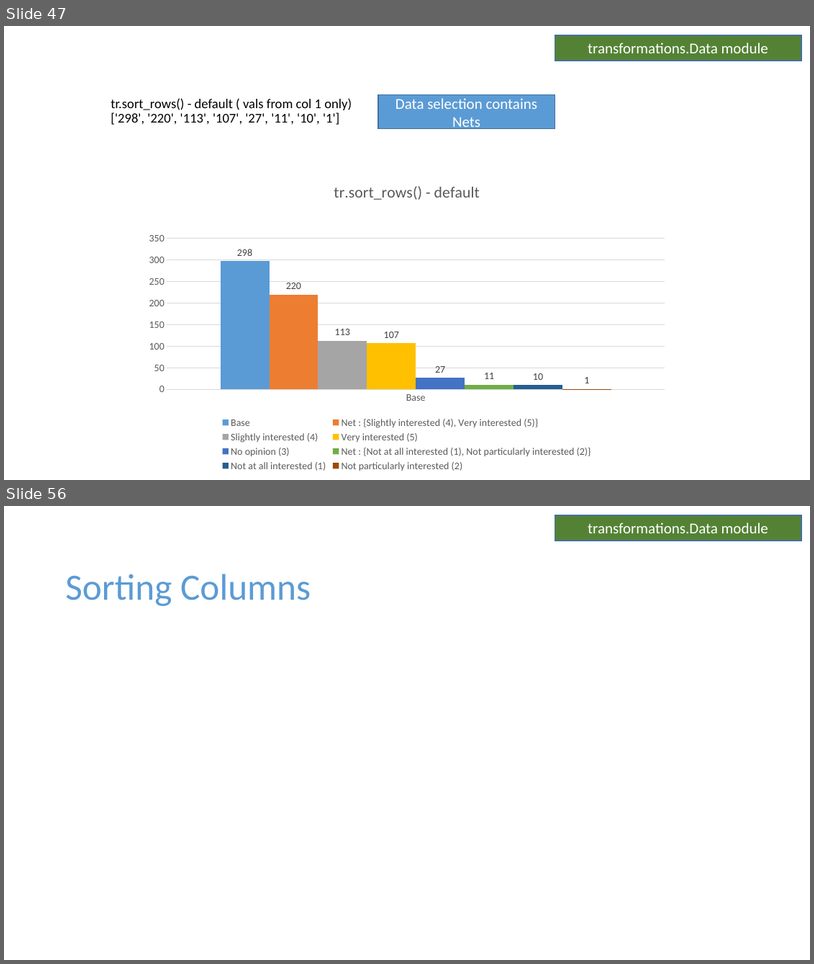
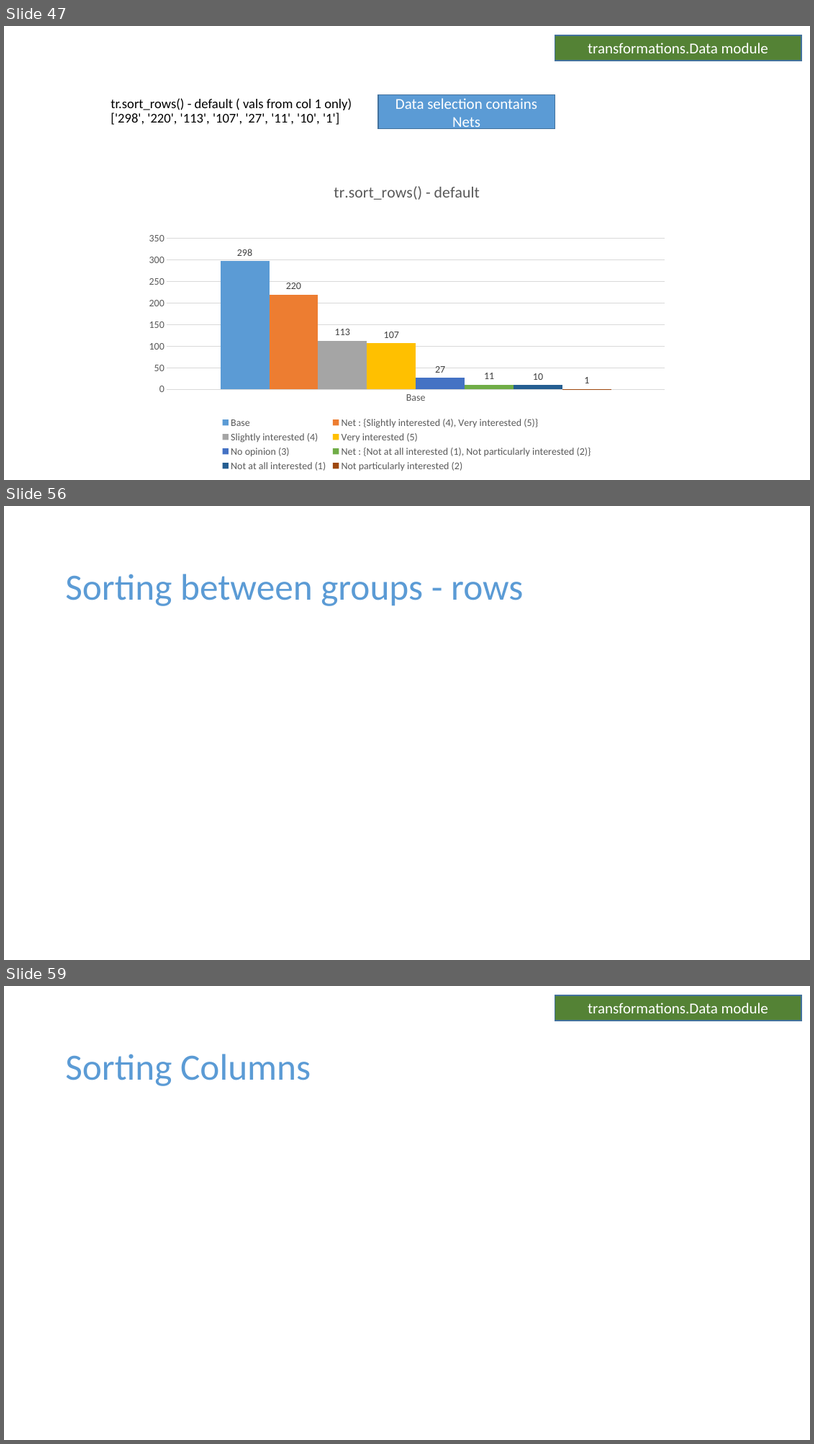
Before and after one commit to Collette-Curson/forgetdata_Slides_modules, a slide deck: Scripts/test_manual_transformations.pptx. Shown one above the other, each under a label of ours: slides 47 and 56 before the commit, slides 47, 56 and 59 after it; the slides between them are not shown. The pictures are 814x964 and 814x1444 pixels, drawn with LibreOffice and Linux fonts; fonts in the diff are those of the drawing. Boxes give left, top, right and bottom in pixels: in the first picture for what was removed or moved away, otherwise in the second. Text is boxed around its words. In the diff, an @@ line names an element or a change of style, - is before the commit and + after.

Commit message:
Update to include additional sorting examples with selections from multiple tables

```diff
--- a/Scripts/test_manual_transformations.pptx
+++ b/Scripts/test_manual_transformations.pptx
@@ slide 56 added at (x1=4, y1=506, x2=810, y2=960), background #FFFFFF @@
@@ text added at (x1=65, y1=574, x2=523, y2=606), 44 pt, text #5B9BD5 @@
+Sorting between groups - rows
@@ what was slide 56 is now slide 59 @@
```
Also in this commit, not shown: 11 slides changed, 5 other slides added.
